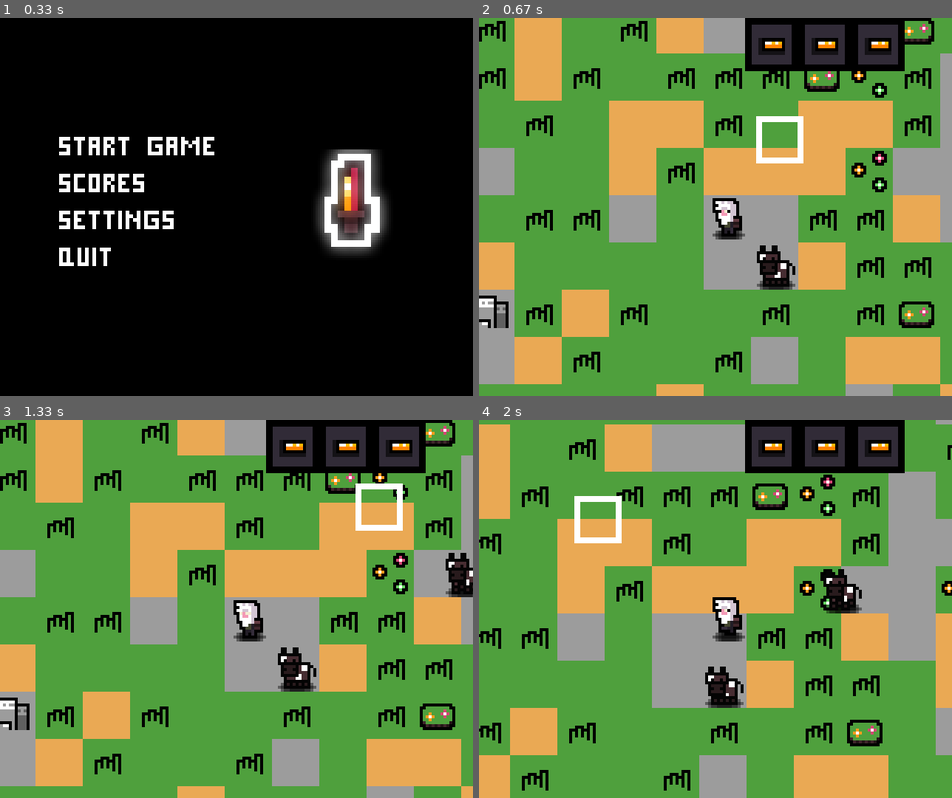
Above: before the commit, frames 1-4 (two rows, left to right).
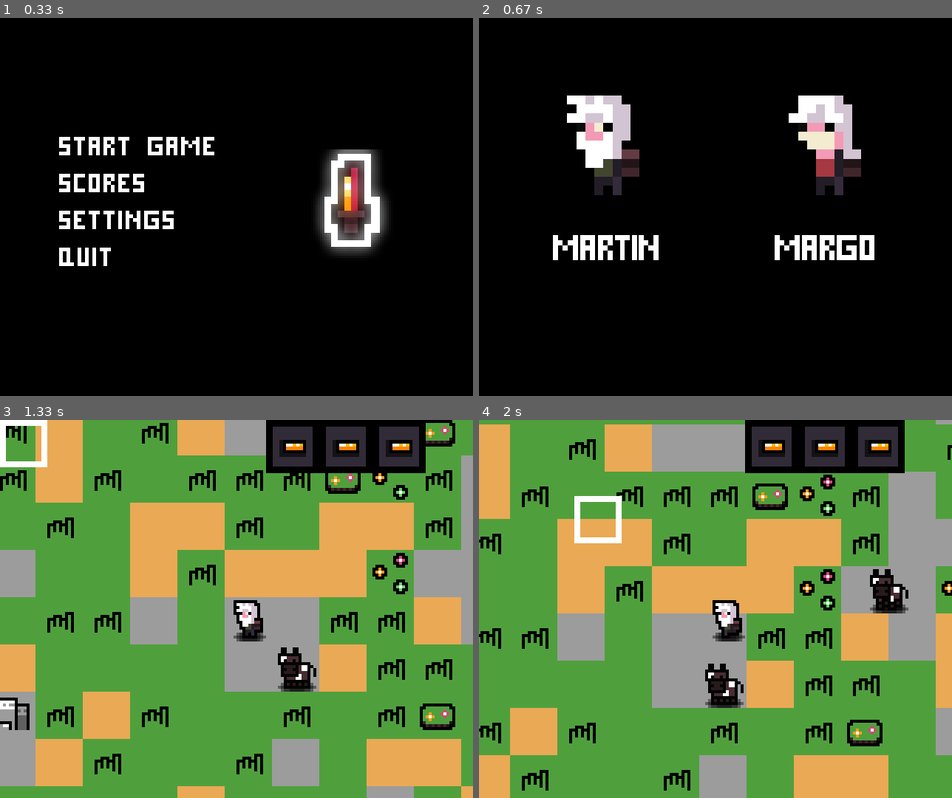
Above: after the commit, the same moments.

Repository: evilrise7/hostage
Game: pygame game, started from yandexpygame.py
Two runs of this game, one before a commit and one after it. Both use one fixed random seed, a clock stepped at 60 frames per second and the inputs below.
Inputs (mouse positions are in pixels of both pictures, inside the frame that each line leads up to):
- Up to frame 1 (0.33 s): no input
- Up to frame 2 (0.67 s): press the mouse at (616, 142) at 0.37 s; move the mouse to (687, 127) at 0.47 s; release the mouse at (758, 116) at 0.6 s
- Up to frame 3 (1.33 s): press the mouse at (127, 646) at 0.7 s; move the mouse to (241, 563) at 0.8 s; release the mouse at (354, 484) at 0.93 s; tap Space at 1 s
- Up to frame 4 (2 s): hold D 1.33-1.8 s; move the mouse to (564, 537) at 1.37 s; hold W from 1.83 s (still down); move the mouse to (573, 495) at 1.87 s

Frame 1 is identical in both runs. In frame 2, 92% of the frame differs, in the area x 0-100%, y 0-100%; in frame 3, 1.7%; in frame 4, 1.8%.

Commit message:
Меню доработанное

Diff:
--- a/yandexpygame.py
+++ b/yandexpygame.py
@@ -16,6 +16,7 @@
 pg.key.set_repeat(500, 100)
 
 menu_text = pg.font.Font('cyr.ttf', 36)
+start_menu_text = pg.font.Font('cyr.ttf', 48)
 
 all_sprites = pg.sprite.Group()
 tiles_group = pg.sprite.Group()
@@ -24,7 +25,6 @@
 drop_group = pg.sprite.Group()
 animal_group = pg.sprite.Group()
 
-#sounds
 walk_sound = pg.mixer.Sound("sounds\walk2.wav")
 walk_sound.set_volume(0.1)
 
@@ -71,7 +71,6 @@
 class Menu:
     def __init__(self):
         pg.mouse.set_visible(True)
-        pass
 
     def run(self):
         self.running = True
@@ -92,11 +91,14 @@
                 if event.type == pg.QUIT:
                     self.running = False
 
+                if event.type == pg.K_ESCAPE:
+                    self.running = False
+
                 if event.type == pg.MOUSEBUTTONDOWN:
                     if start_game_rect.collidepoint(event.pos):
                         print(0)
-                        world = Game(difficult="hardcore")
-                        world.run()
+                        begin_game = Start_Menu()
+                        begin_game.run()
 
                     if record_rect.collidepoint(event.pos):
                         print(1)
@@ -117,10 +119,72 @@
 
             pg.display.flip()
         pg.quit()
+        sys.exit()
+
+
+class Start_Menu:
+    def __init__(self):
+        self.gender = ""
+        self.difficult = "easy"
+
+    def run(self):
+        self.running = True
+        martin_txt = start_menu_text.render("MARTIN", 0, (255, 255, 255))
+        martin_rect = martin_txt.get_rect().move(100, 280)
+
+        margo_txt = start_menu_text.render("MARGO", 0, (255, 255, 255))
+        margo_rect = margo_txt.get_rect().move(400, 280)
+
+        while self.running:
+            for event in pg.event.get():
+                if event.type == pg.QUIT:
+                    self.quit()
+                    self.running = False
+
+                if event.type == pg.KEYDOWN:
+                    if event.key == pg.K_ESCAPE:
+                        self.running = False
+
+                    if event.key == pg.K_SPACE:
+                        if self.difficult != "" and self.gender != "":
+                            world = Game(difficult=self.difficult, boyorgirl=self.gender)
+                            world.run()
+
+                if event.type == pg.MOUSEBUTTONDOWN:
+                    if martin_rect.collidepoint(event.pos):
+                        self.gender = "male"
+                    if margo_rect.collidepoint(event.pos):
+                        self.gender = "female"
+
+            screen.fill((0, 0, 0))
+
+            martin_image = load_image("p.png")
+            martin_image = pg.transform.scale(martin_image, (196, 196))
+
+            margo_image = load_image("f.png")
+            margo_image = pg.transform.scale(margo_image, (196, 196))
+
+            screen.blit(martin_image, (70, 80))
+            screen.blit(margo_image, (370, 80))
+
+            screen.blit(martin_txt, (100, 280))
+            screen.blit(margo_txt, (400, 280))
+
+            if self.difficult != "" and self.gender != "":
+                press_to_start = start_menu_text.render("PRESS SPACE TO BEGIN!",
+                                                        0, (255, 255, 255))
+                screen.blit(press_to_start, (70, 20))
+
+            pg.display.flip()
+        open_Menu()
+
+    def quit(self):
+        pg.quit()
+        sys.exit()
 
 
 class Game:  # Инициализация игры
-    def __init__(self, difficult="easy"):
+    def __init__(self, difficult="easy", boyorgirl="male"):
         pg.mouse.set_visible(False)
         self.dt = 0
         self.FPS = 60
@@ -154,7 +218,7 @@
             posx = random.randint(48, 63)
             posy = random.randint(48, 63)
 
-        self.player = Player(all_sprites, self, posx, posy, 64)
+        self.player = Player(all_sprites, self, posx, posy, 64, boyorgirl)
         self.camera = Camera()
 
         self.mobs = []
@@ -176,9 +240,15 @@
 
     def gender(self):
         if self.player.gender == "male":
-            self.player.cut_sheet(load_image("p_sheet.png"))
+            if self.player.mirrored:
+                self.player.cut_sheet(load_image("pm_sheet.png"))
+            else:
+                self.player.cut_sheet(load_image("p_sheet.png"))
         else:
-            self.player.cut_sheet(load_image("f_sheet.png"))
+            if self.player.mirrored:
+                self.player.cut_sheet(load_image("fm_sheet.png"))
+            else:
+                self.player.cut_sheet(load_image("f_sheet.png"))
 
     def player_stay(self):
         self.player.state = "stay"
@@ -261,6 +331,10 @@
                 if event.type == pg.MOUSEMOTION:
                     if pg.mouse.get_focused():
                         self.mousepos = event.pos
+                        if self.mousepos[0] < 320:
+                            self.player.mirrored = False
+                        else:
+                            self.player.mirrored = True
 
                 if event.type == pg.KEYDOWN:
                     if event.key == pg.K_ESCAPE:
@@ -274,6 +348,7 @@
                     if event.key == pg.K_a or event.key == pg.K_w \
                             or event.key == pg.K_s or event.key == pg.K_d:
                         self.player_stay()
+
             animal_group.update()
             all_sprites.update()
 
@@ -434,15 +509,15 @@
 
 
 class Player(pg.sprite.Sprite):
-    def __init__(self, group, game, x, y, cell_size):
+    def __init__(self, group, game, x, y, cell_size, gender):
         super().__init__(group)
         self.game = game
         self.state = "stay"
         self.tmpstate = False
         self.frames = []
         self.cur_frame = 0
-
-        self.gender = "male"
+        self.mirrored = False
+        self.gender = gender
 
         if self.gender == "male":
             self.cut_sheet(load_image("p_sheet.png"))
@@ -463,6 +538,9 @@
         self.timer = 0
         self.x = x * cell_size
         self.y = y * cell_size
+
+        self.left = pg.transform.flip(self.image, False, False)
+        self.right = pg.transform.flip(self.image, True, False)
 
     def comparestates(self):
         if self.tmpstate != self.state:
@@ -517,6 +595,7 @@
 
     def update(self):
         self.timer += self.game.dt
+
         if self.state == "stay":
             if self.timer > 0.5:
                 self.cur_frame = (self.cur_frame + 1) % len(self.frames)
@@ -528,12 +607,10 @@
                 self.cur_frame = (self.cur_frame + 1) % len(self.frames)
                 self.image = self.frames[self.cur_frame]
                 self.timer = 0
-
         self.image = pg.transform.scale(self.image,
                                         (int(self.size[0] * 4),
                                          int(self.size[1] * 4)))
         self.key_movement()
-
         self.x += self.vx * self.game.dt
         self.y += self.vy * self.game.dt
         self.rect.x = self.x
@@ -694,8 +771,9 @@
         self.rect.y = self.y
 
 
-men = Menu()
-men.run()
-#Создание/Отрисовка мира
-#world = Game(difficult="hardcore")
-#world.run()
+def open_Menu():
+    men = Menu()
+    men.run()
+
+
+open_Menu()
Binary file added: sprites/child_D.png
Binary file added: sprites/child_N.png
Binary file added: sprites/child_O.png
Binary file added: sprites/child_R.png
Binary file added: sprites/child_W.png
Binary file added: sprites/f.png
Binary file added: sprites/fm_sheet.png
Binary file added: sprites/pm_sheet.png
Not shown, added: sprites/bloody_child.pdn
